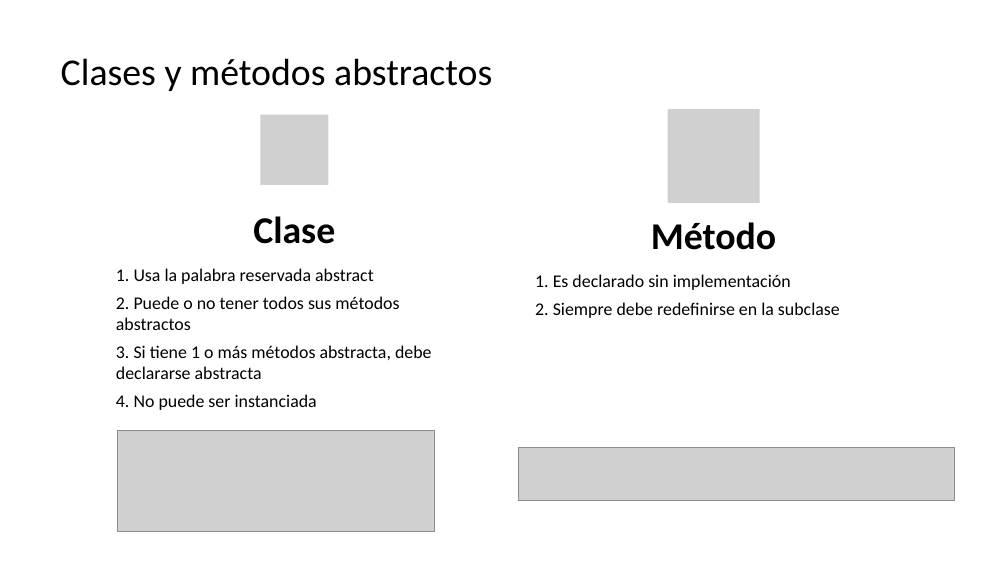
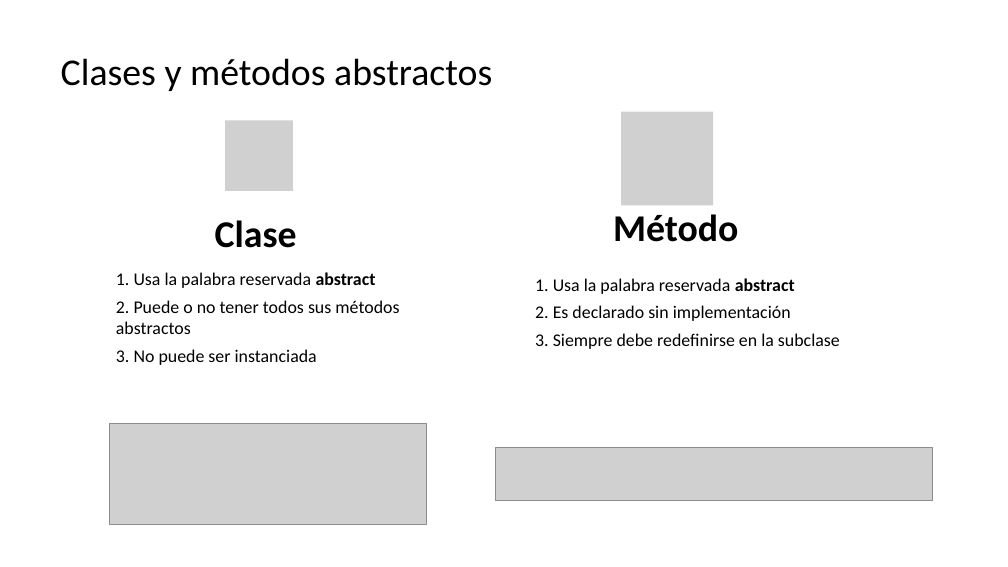
Before and after one commit to Charris1904/automation-qa-sessions, a slide deck: slide 49 of files/1. Java.pptx. Drawn at 1008x567 pixels with LibreOffice and Linux fonts; fonts in the diff are those of the drawing; grey boxes stand for pictures. Boxes give left, top, right and bottom in pixels: in the first picture for what was removed or moved away, otherwise in the second. Text is boxed around its words. In the diff, an @@ line names an element or a change of style, - is before the commit and + after.

```diff
--- a/files/1. Java.pptx
+++ b/files/1. Java.pptx
@@ picture removed at (x1=260, y1=115, x2=328, y2=185) @@
@@ picture added at (x1=622, y1=112, x2=714, y2=206) @@
@@ picture removed at (x1=668, y1=109, x2=760, y2=203) @@
@@ picture added at (x1=225, y1=120, x2=293, y2=191) @@
@@ text "Método" moved from (x1=651, y1=222, x2=776, y2=250) to (x1=613, y1=214, x2=738, y2=242) @@
@@ text "Clase" moved from (x1=253, y1=216, x2=335, y2=244) to (x1=215, y1=220, x2=297, y2=248) @@
@@ text at (x1=116, y1=272, x2=376, y2=288): bold on in "abstract" @@
@@ text at (x1=535, y1=278, x2=840, y2=349): text changed @@
-1. Es declarado sin implementación
-2. Siempre debe redefinirse en la subclase
+1. Usa la palabra reservada abstract
+2. Es declarado sin implementación
+3. Siempre debe redefinirse en la subclase
@@ text at (x1=116, y1=349, x2=317, y2=365): text changed @@
-3. Si tiene 1 o más métodos abstracta, debe declararse abstracta
-4. No puede ser instanciada
+3. No puede ser instanciada
@@ picture moved from (x1=118, y1=430, x2=435, y2=532) to (x1=110, y1=423, x2=426, y2=525) @@
@@ picture moved from (x1=518, y1=448, x2=955, y2=501) to (x1=496, y1=448, x2=933, y2=501) @@
```
Also in this commit, not shown: 2 other slides changed, 7 slides added, 8 other files.
